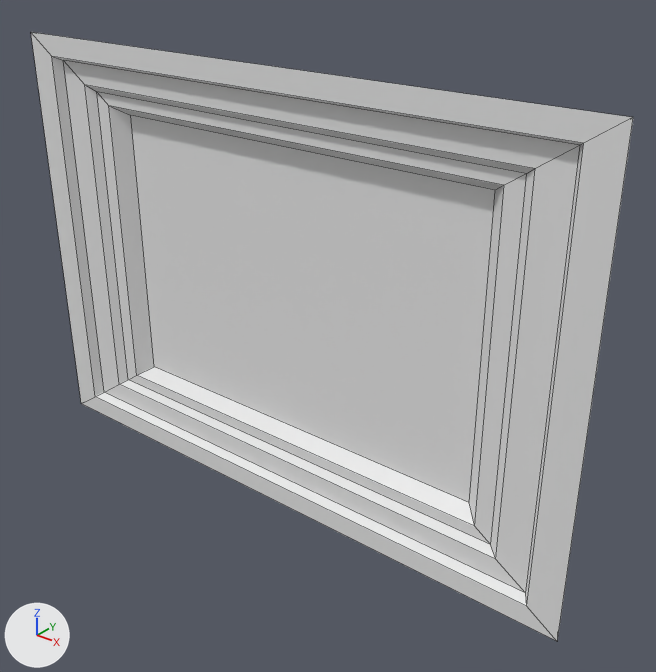
Renders of the FBX model Assets/Models/painting1.fbx from each side of a commit.
The view is the same before and after, from a 50 mm lens placed at (2.93, -3.25, 2.11), pointed at (0.23, 0.12, 0.01). Every picture has the same lights, and +X, +Y and +Z are marked at lower left. Mesh edges are drawn as thin lines. Where no turn or scale is listed for an object, it has been applied to the vertices.
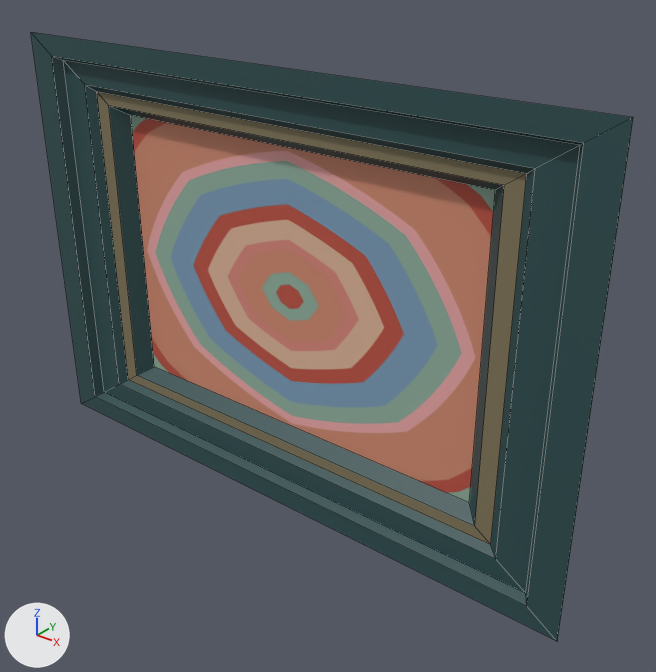
What the commit changed:
Picture 'circle 2.png' (img_circle_2_png) is new.
Material 'Material.002' (mat_material_002) is new.
Its base color is (0.23, 0.191, 0.106) (yellow #84795c).
Material 'Material.003' (mat_material_003) is new.
Its texture is img_circle_2_png.
Material 'Material.001' (mat_material_001) is new.
Its base color is (0.0258, 0.0776, 0.0818) (dark cyan #2d4f51).
me_plane has 32 vertices, 30 faces and spans x -1.76..1.76, y -0.09..0.19, z -1.02..1.41.
me_plane is used by ob_plane; location (0.0, 0.0, 0.0).
me_plane part 1: 6 of the faces centred in x -1.68..-1.2, y -0.09..0.05, z 0.19 switch from no material to mat_material_001 (dark cyan #2d4f51).
me_plane part 2: 6 of the faces centred in x 0.0, y -0.09..0.05, z -0.97..-0.63 switch from no material to mat_material_001 (dark cyan #2d4f51).
me_plane part 3: 6 of the faces centred in x 0.0, y -0.09..0.05, z 1.02..1.35 switch from no material to mat_material_001 (dark cyan #2d4f51).
me_plane part 4: 6 of the faces centred in x 1.2..1.68, y -0.09..0.05, z 0.19 switch from no material to mat_material_001 (dark cyan #2d4f51).
me_plane part 5: all 4 faces centred in x -1.29..1.29, y 0.0, z -0.69..1.08 switch from no material to mat_material_002 (yellow #84795b).
me_plane part 6: texture (UV) coordinates of 1 of 30 faces, centred in x 0.0, y 0.08, z 0.19, changed; they spanned u 0.0..1.0, v 0.0..1.0 and now span u 0.27..0.73, v 0.27..0.73.
me_plane now uses material mat_material_003 (picture img_circle_2_png).

Changed parts and their boxes [x1, y1, x2, y2] in the pictures (656 x 672 px):
'Plane', recoloured, surface changed
    both: [31, 32, 633, 641]
part 1 of me_plane, recoloured (grey to cyan)
    both: [31, 33, 154, 404]
part 2 of me_plane, recoloured (white to cyan)
    both: [82, 367, 556, 641]
part 3 of me_plane, recoloured (grey to cyan)
    both: [31, 32, 633, 190]
part 4 of me_plane, recoloured (grey to cyan)
    both: [469, 118, 633, 641]
part 5 of me_plane, recoloured (grey to brown)
    both: [97, 92, 527, 545]
part 6 of me_plane, surface changed (grey to brown)
    both: [131, 115, 495, 502]
